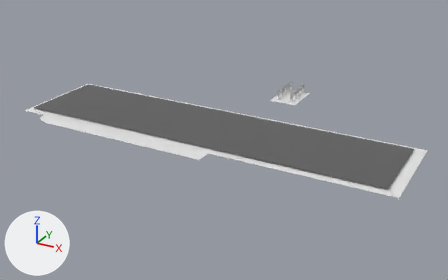
One commit to the Blender file lyddaero/lydd-airport.blend: the scene before it, then after it.
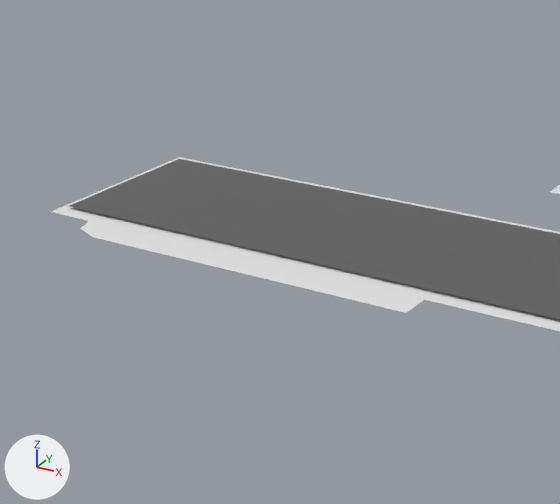
There are two pictures of each version: one whole from a 50 mm lens placed at (822.0, -1547.0, 745.0), pointed at (-64.0, 64.0, -60.0), one close up on the part from 0% to 61% of the width and 2% to 91% of the height. Lighting does not change. The marker at lower left points along +X, +Y and +Z.

Before the edit, the objects in view are built like this:
```python
me_plane = bpy.data.meshes.new('Plane')
me_plane.from_pydata([(-1.0, -1.0, 0.0), (1.0, -1.0, 0.0), (-1.0, 1.0, 0.0), (1.0, 1.0, 0.0)], [], [(0, 1, 3, 2)])
me_plane.materials.append(mat_material_001)  # dark grey #5f5f5f
me_plane_001 = bpy.data.meshes.new('Plane.001')
me_plane_001.from_pydata(...)  # 18 vertices, 8 faces; spans x -1.0..1.0, y -1.0..1.0, z 0.0
me_plane_002 = bpy.data.meshes.new('Plane.002')
me_plane_002.from_pydata([(-1.0, -1.0, 0.0), (1.0, -1.0, 0.0), (-1.0, 1.0, 0.0), (1.0, 1.0, 0.0)], [], [(0, 1, 3, 2)])
ob_grass = bpy.data.objects.new('grass', me_plane_002)
ob_grass.location = (-75.0, 0.0, 0.0)
ob_grass.scale = (627.0, 161.0, 15.9)
ob_rwy12_03 = bpy.data.objects.new('rwy12/03', me_plane)
ob_rwy12_03.location = (-84.0, 3.0, 5.0)
ob_rwy12_03.scale = (602.0, 140.0, 3.04)
ob_twy_a = bpy.data.objects.new('Twy A', me_plane_001)
ob_twy_a.location = (-568.0, -183.0, 0.0)
ob_twy_a.scale = (30.9, 26.9, -0.32)
_m = ob_twy_a.modifiers.new('Array', 'ARRAY')
_m.fit_type = 'FIT_CURVE'
_m.curve = ob_twy_a33
_m.constant_offset_displace = (0.0, 0.0, 0.0)
_m = ob_twy_a.modifiers.new('Curve', 'CURVE')
_m.object = ob_twy_a33
```
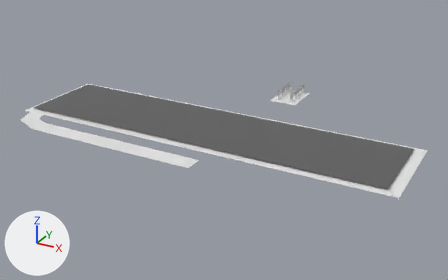
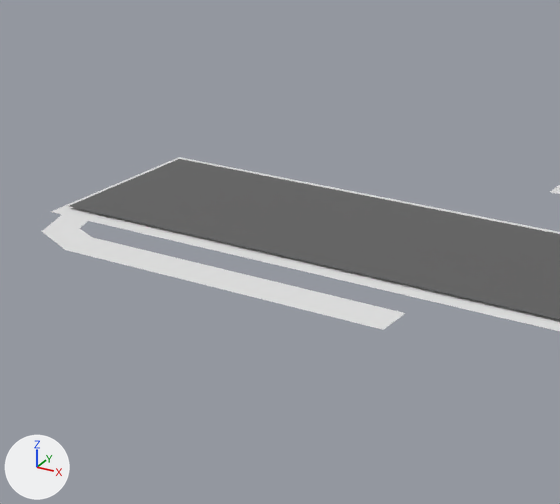
Where the change shows, as pixel boxes [x1, y1, x2, y2] in the close-ups (560 x 504 px):
```json
{"object": "Twy A", "change": "moved, rescaled", "before": [80, 221, 424, 313], "after": [42, 215, 405, 330], "on screen": "25% taller"}
```

The change, as JSON lines over the scene's bpy script:
```json
{"op": "set", "path": "ob_twy_a.location", "old": "(-568.0, -183.0, 0.0)", "new": "(-568.0, -240.0, 0.0)"}
{"op": "set", "path": "ob_twy_a.scale", "old": "(30.9, 26.9, -0.32)", "new": "(30.9, 29.0, -1.84)"}
```
